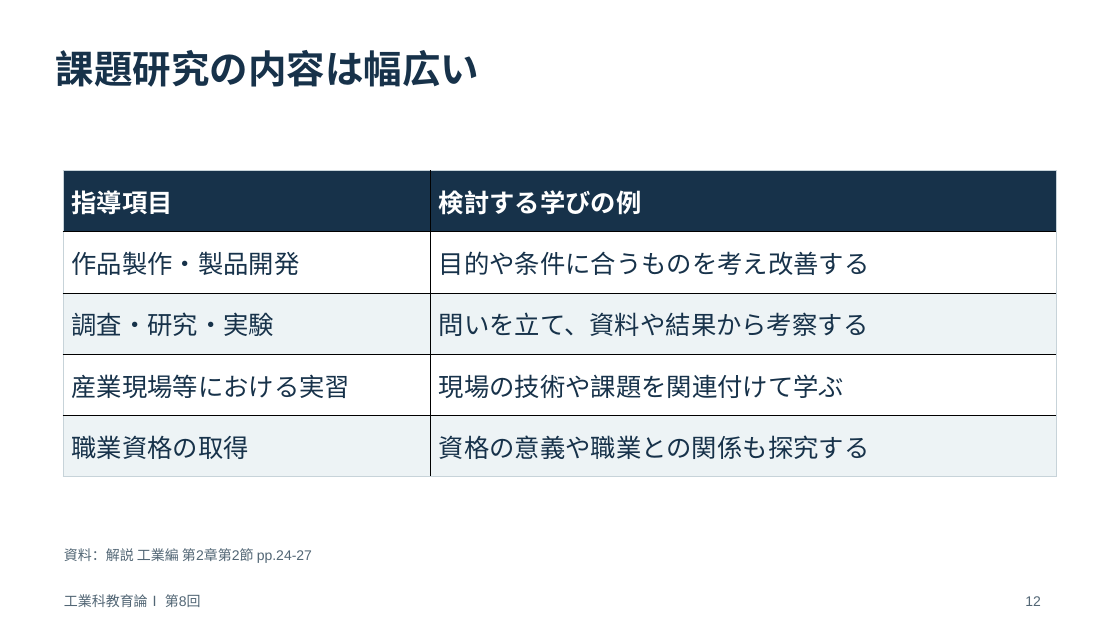
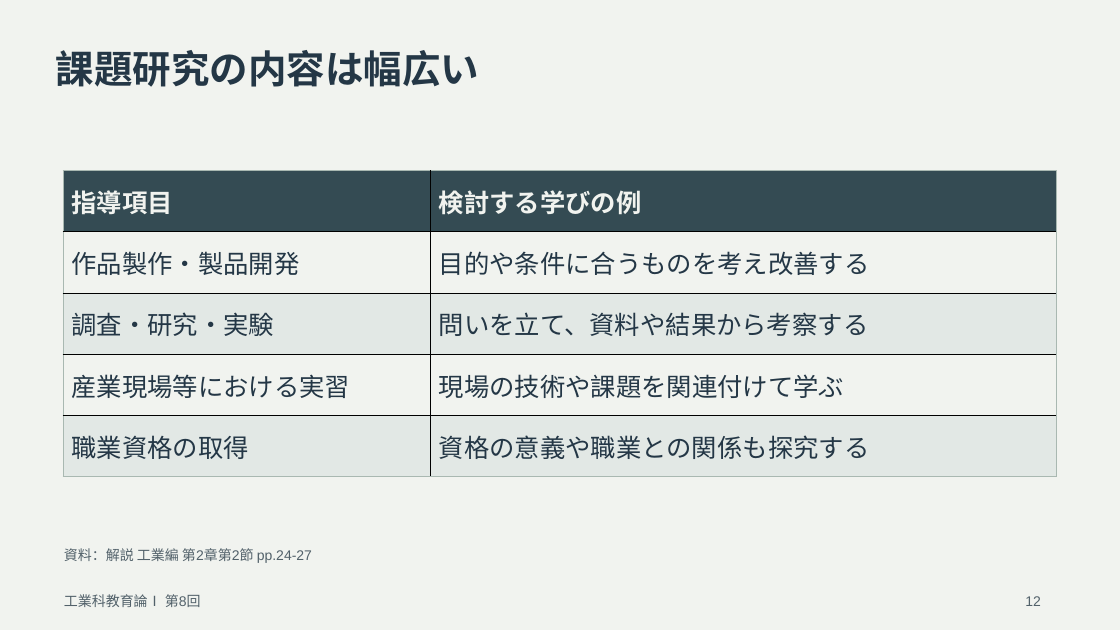
Before and after one commit to zooc-14calbp/industrial-education-i, a slide deck: slide 12 of lessons/08/slides.pptx. Drawn at 1120x630 pixels with LibreOffice and Linux fonts; fonts in the diff are those of the drawing. Boxes give left, top, right and bottom in pixels: in the first picture for what was removed or moved away, otherwise in the second. Text is boxed around its words. In the diff, an @@ line names an element or a change of style, - is before the commit and + after.

Commit message:
Adjust slide colors for extended viewing

```diff
--- a/lessons/08/slides.pptx
+++ b/lessons/08/slides.pptx
@@ background #FFFFFF to #F1F3EF @@
@@ text "課題研究の内容は幅広い" at (56, 50, 479, 87): text colour #17324A to #243746 @@
@@ table at (63, 171, 1057, 477) @@
@@ fill #17324A to #344B53 in row 1 @@
@@ fill #FFFFFF to #F1F3EF in 4 cells @@
@@ fill #EDF3F5 to #E2E8E5 in 4 cells @@
@@ text colour #FFFFFF to #F1F3EF in "指導項目", "検討する学びの例" @@
@@ text colour #17324A to #243746 in "作品製作・製品開発", "目的や条件に合うものを考え改善する", "調査・研究・実験", "問いを立て、資料や結果から考察する" and 4 more places @@
@@ borders changed @@
@@ text colour #526675 to #52616A in 3 elements at (64, 548, 312, 563), (64, 594, 201, 607), (1025, 596, 1041, 606) @@
```
Also in this commit, not shown: 31 other slides changed, 49 other files.
